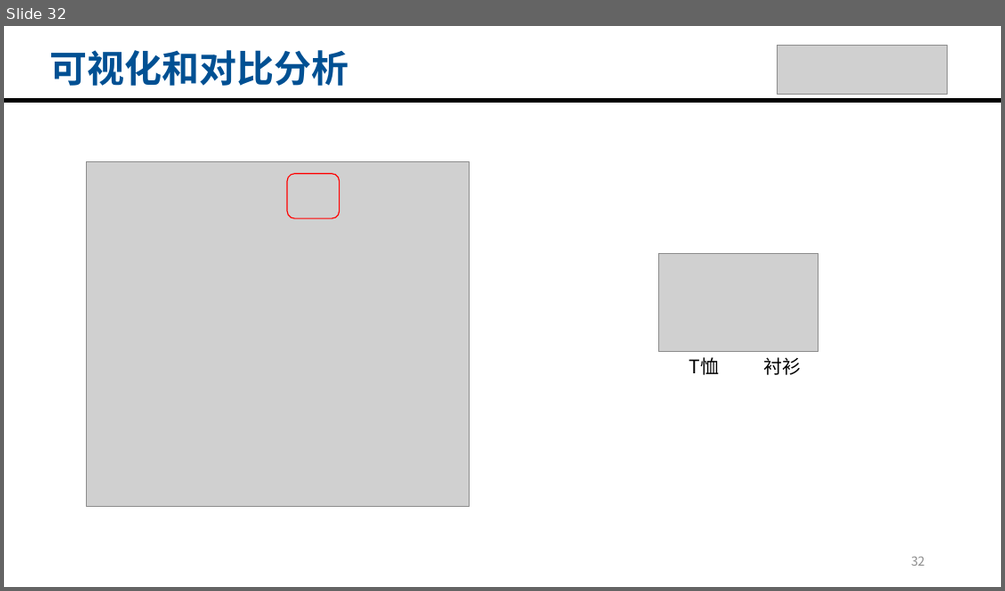
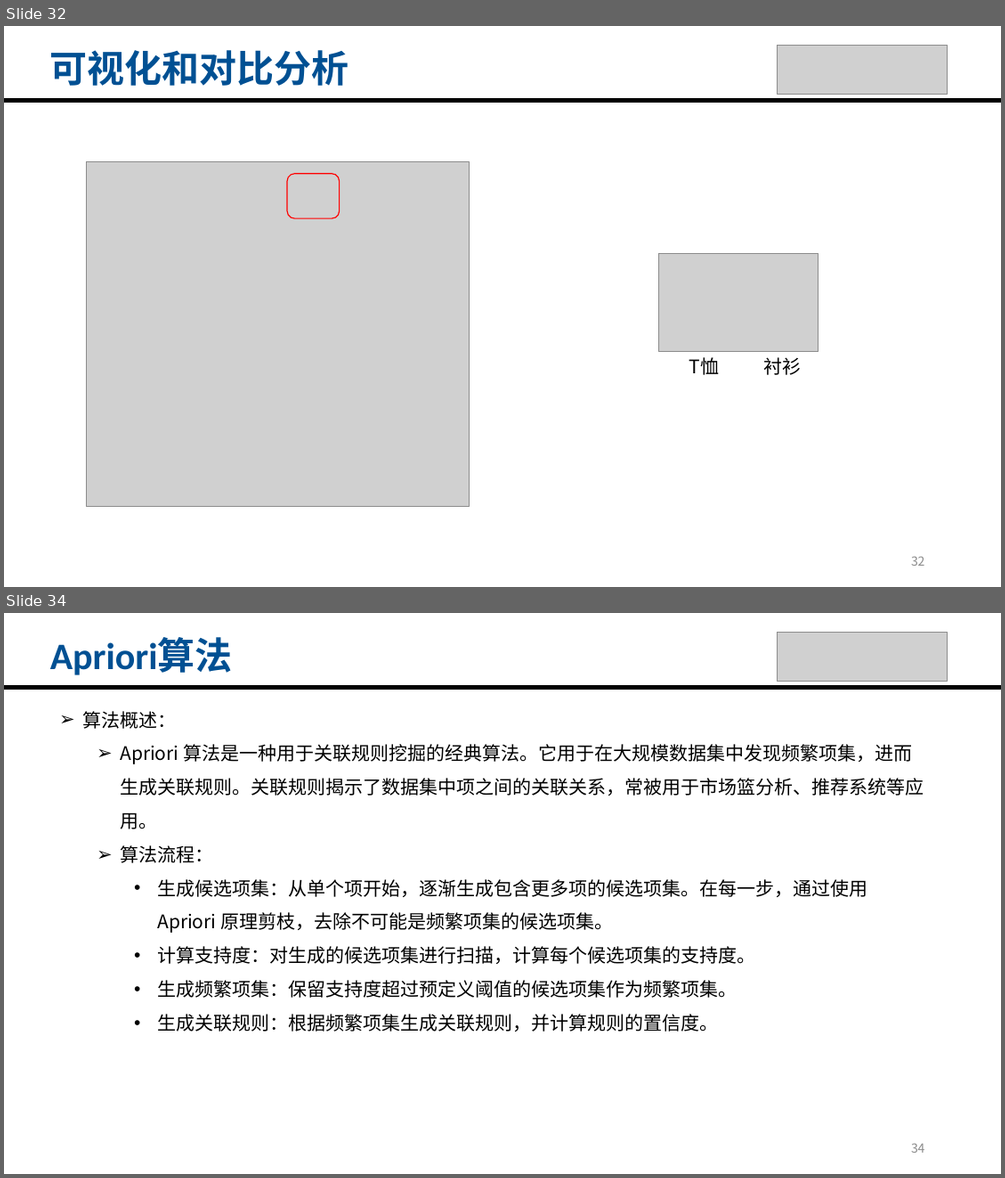
Before and after one commit to c4chuan/HomeWork, a slide deck: 2024/DataMiningandAnalysis/空白模板.pptx. Shown one above the other, each under a label of ours: slide 32 before the commit, slides 32 and 34 after it; the slides between them are not shown. The pictures are 1005x591 and 1005x1178 pixels, drawn with LibreOffice and Linux fonts; fonts in the diff are those of the drawing; grey boxes stand for pictures. Boxes give left, top, right and bottom in pixels: in the first picture for what was removed or moved away, otherwise in the second. Text is boxed around its words. In the diff, an @@ line names an element or a change of style, - is before the commit and + after.

```diff
--- a/2024/DataMiningandAnalysis/空白模板.pptx
+++ b/2024/DataMiningandAnalysis/空白模板.pptx
@@ slide 34 added at [4,613,1001,1174], background #FFFFFF @@
@@ text added at [50,638,233,675], 36 pt, text #005093, bold @@
+Apriori算法
@@ picture added at [777,633,947,682] @@
@@ line added from (4, 687) to (1001, 687), #000000 4.5 pt @@
@@ text added at [82,711,923,1031], 18 pt, text #000000 @@
+➢ 算法概述：
+  ➢ Apriori 算法是一种用于关联规则挖掘的经典算法。它用于在大规模数据集中发现频繁项集，进而生成关联规则。关联规则揭示了数据集中项之间的关联关系，常被用于市场篮分析、推荐系统等应用。
+  ➢ 算法流程：
+    • 生成候选项集：从单个项开始，逐渐生成包含更多项的候选项集。在每一步，通过使用 Apriori 原理剪枝，去除不可能是频繁项集的候选项集。
+    • 计算支持度：对生成的候选项集进行扫描，计算每个候选项集的支持度。
+    • 生成频繁项集：保留支持度超过预定义阈值的候选项集作为频繁项集。
+    • 生成关联规则：根据频繁项集生成关联规则，并计算规则的置信度。
@@ page number added at [911,1143,925,1152], 12 pt, text #8C8C8C @@
+34
```
Also in this commit, not shown: 7 other slides added, 8 other files.
